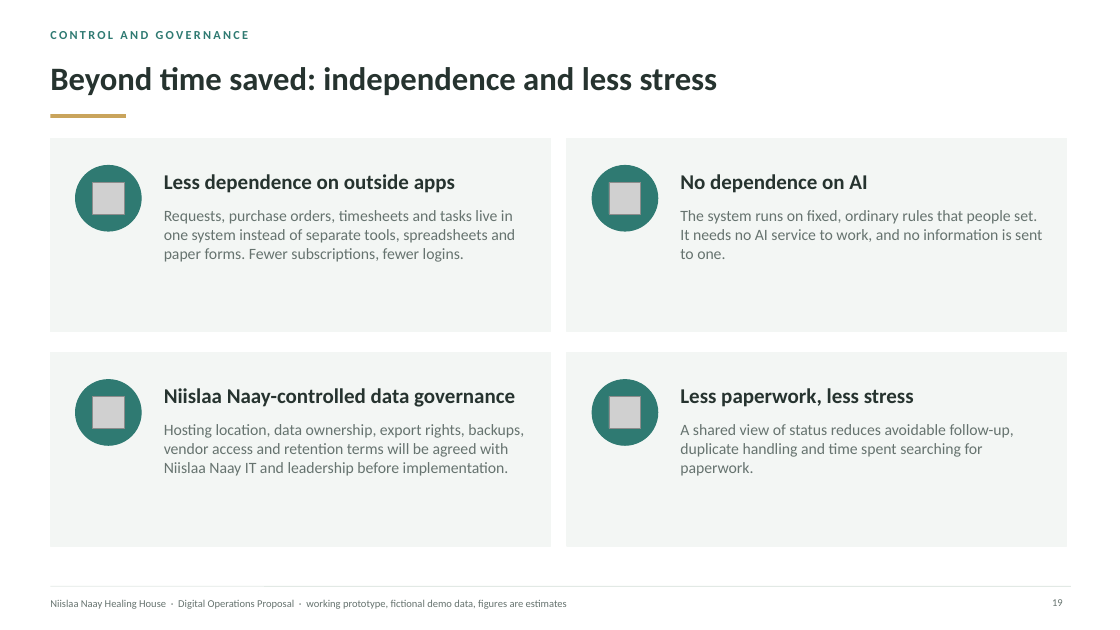
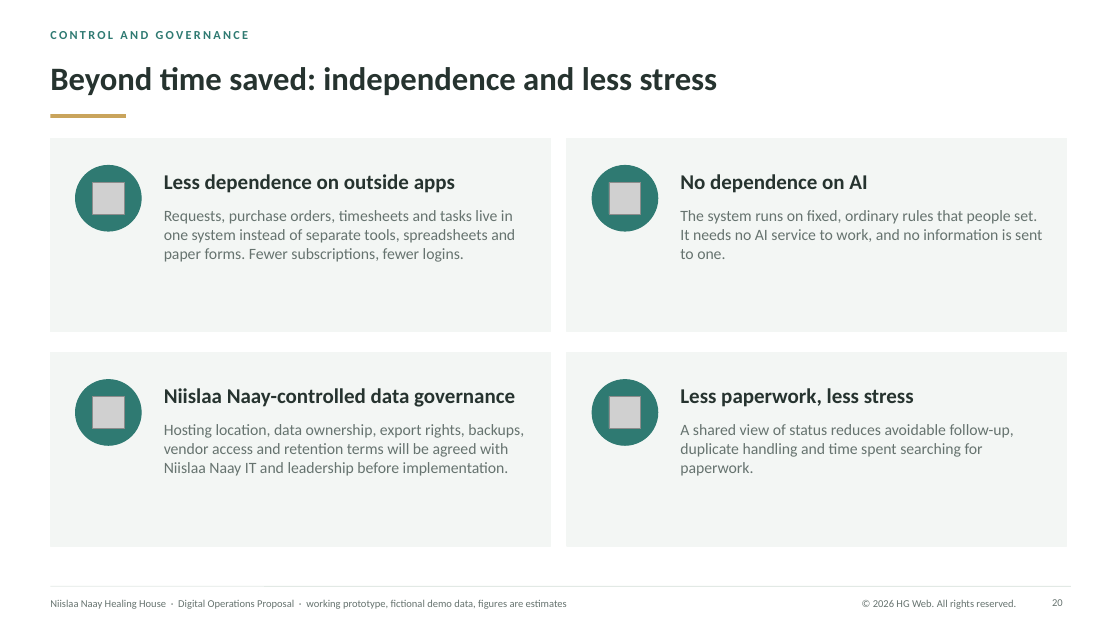
Before and after one commit to AndalibOlee/Portfolio, a slide deck: slide 20 of demo-platform/docs/Niislaa_Naay_Healing_House_Executive_Digital_Operations_Proposal.pptx (slide 19 before the commit). Drawn at 1120x630 pixels with LibreOffice and Linux fonts; fonts in the diff are those of the drawing; grey boxes stand for pictures. Boxes give left, top, right and bottom in pixels: in the first picture for what was removed or moved away, otherwise in the second. Text is boxed around its words. In the diff, an @@ line names an element or a change of style, - is before the commit and + after.

```diff
--- a/demo-platform/docs/Niislaa_Naay_Healing_House_Executive_Digital_Operations_Proposal.pptx
+++ b/demo-platform/docs/Niislaa_Naay_Healing_House_Executive_Digital_Operations_Proposal.pptx
@@ text added at (873,599,1016,609), 9 pt, text #66736F @@
+© 2026 HG Web. All rights reserved.
@@ page number at (1052,599,1063,606): text changed @@
-19
+20
```
Also in this commit, not shown: 21 other slides changed, 1 slide added, 11 other files.
